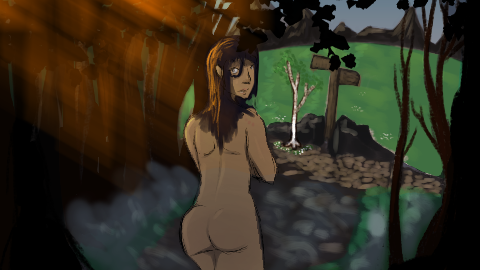
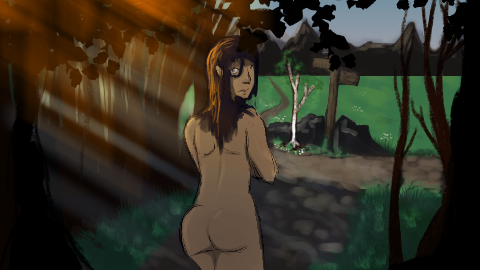
Revision of a layered 480 × 270 image; what changed, layer by layer:
painted on "light" over [0, 0, 256, 192]
painted on "foreground" over [0, 0, 468, 270]
painted on "shadows" over [0, 0, 468, 270]
"Paint Layer 62": opacity 15% → 10%, painted on it over [0, 0, 468, 270]
painted on "nearforeground" over [64, 0, 468, 270]
moved "hestia" above "Paint Layer 63" over [128, 0, 320, 270]
added layer "Paint Layer 63" in group "final" over [0, 0, 468, 270]
hid "Fog", painted on it over [0, 0, 448, 270]
painted on "Paint Layer 58" over [64, 64, 468, 270]
painted on "Paint Layer 60" over [0, 0, 468, 270]
painted on "Paint Layer 53" over [128, 0, 468, 256]
painted on "Paint Layer 56" over [0, 0, 448, 270]
painted on "Paint Layer 51" over [0, 0, 468, 270]
painted on "Plano de fundo" over [0, 0, 468, 270]
